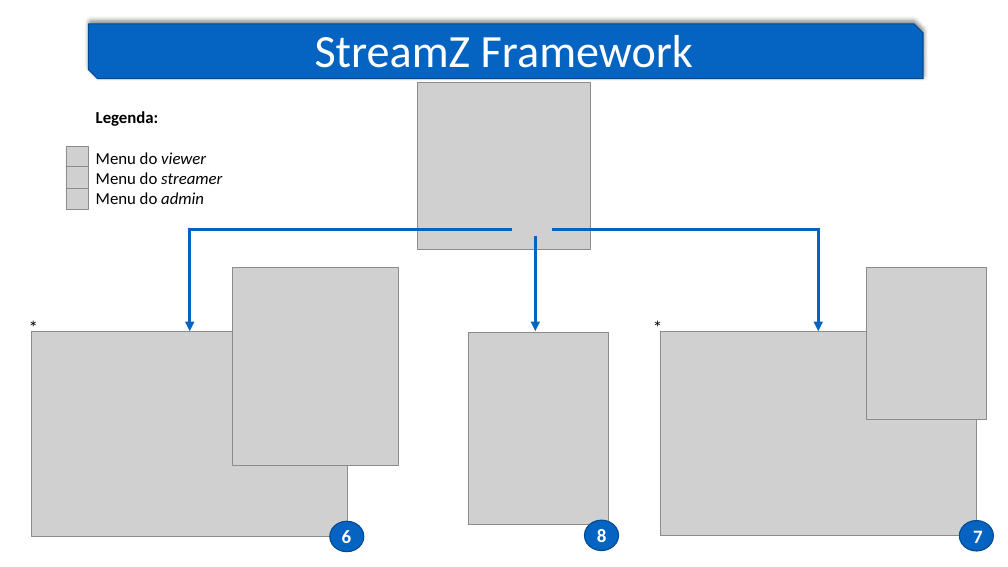
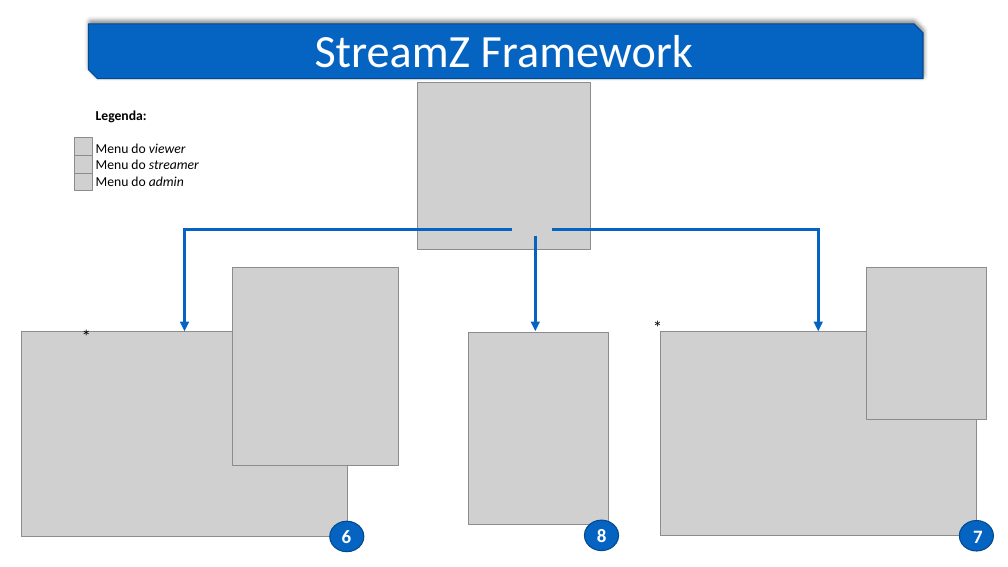
Before and after one commit to lucascalvet/2020_21_AEDA_StreamZ, a slide deck: slide 12 of StreamZ_presentation.pptx (slide 13 before the commit). Drawn at 1008x567 pixels with LibreOffice and Linux fonts; fonts in the diff are those of the drawing; grey boxes stand for pictures. Boxes give left, top, right and bottom in pixels: in the first picture for what was removed or moved away, otherwise in the second. Text is boxed around its words. In the diff, an @@ line names an element or a change of style, - is before the commit and + after.

```diff
--- a/StreamZ_presentation.pptx
+++ b/StreamZ_presentation.pptx
@@ text "Legenda:" at bbox=[96, 110, 199, 186]: size 16 to 13 pt @@
@@ picture: place and size @@
-picture at bbox=[66, 147, 88, 169]
+picture at bbox=[75, 138, 92, 155]
@@ picture: place and size @@
-picture at bbox=[66, 166, 88, 188]
+picture at bbox=[75, 156, 92, 173]
@@ picture: place and size @@
-picture at bbox=[66, 188, 88, 209]
+picture at bbox=[75, 173, 92, 191]
@@ elbow arrow moved from (512, 230) - (190, 331) to (512, 230) - (185, 331) @@
@@ text "*": place and size @@
-text "*" at bbox=[21, 312, 57, 343]
+text "*" at bbox=[74, 321, 110, 351]
@@ picture: place and size @@
-picture at bbox=[32, 331, 348, 537]
+picture at bbox=[21, 331, 348, 537]
```
Also in this commit, not shown: 10 other slides changed, 1 slide removed, 1 other file.
